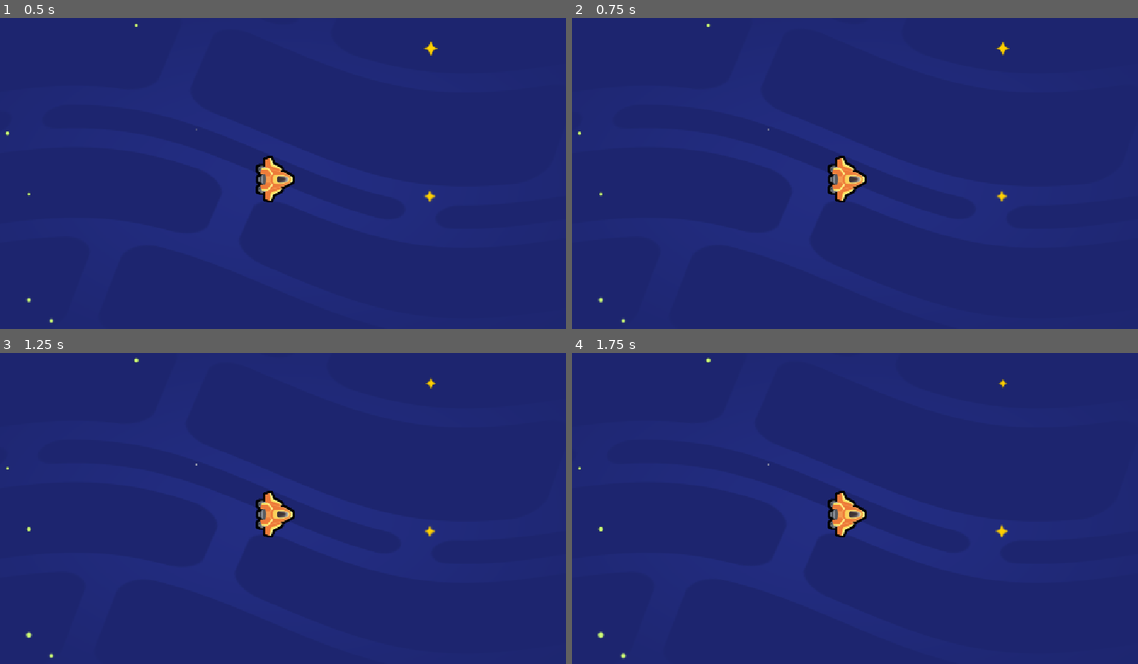
Above: before the commit, frames 1-4 (two rows, left to right).
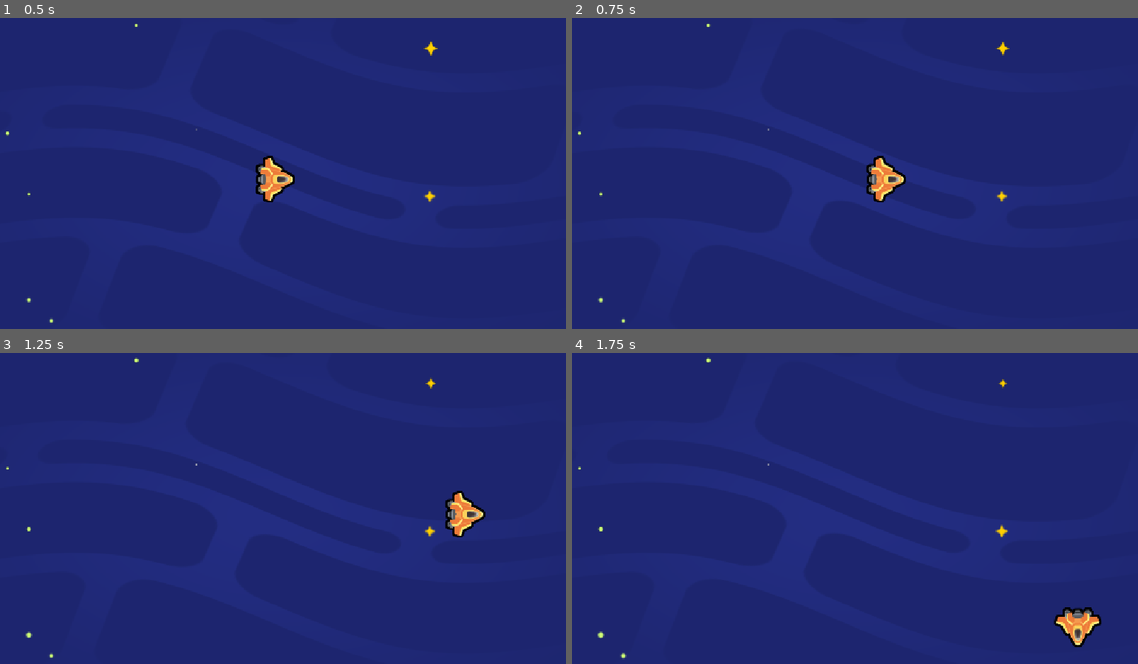
Above: after the commit, the same moments.

Repository: Strolz/godot-foundations
Game: Godot game, scene res://scenes/space_level.tscn
Two runs of this game, one before a commit and one after it. Both use one fixed random seed, a clock stepped at 60 frames per second and the inputs below. The project has no main scene, so this scene is started directly.
Inputs:
- Up to frame 1 (0.5 s): no input
- Up to frame 2 (0.75 s): tap Enter at 0.5 s; hold D (move_right) from 0.53 s (still down)
- Up to frame 3 (1.25 s): keep holding D (move_right)
- Up to frame 4 (1.75 s): release D (move_right) at 1.28 s; hold S (move_down) from 1.28 s (still down)

Frame 1 is identical in both runs. In frame 2, 1.3% of the frame differs, in the area x 45-60%, y 44-60%; in frame 3, 1.4%, in the area x 45-86%, y 44-60%; in frame 4, 1.3%.

Commit message:
feat: implement velocity-based movement

Diff:
--- a/space-beyond/scenes/ship.gd
+++ b/space-beyond/scenes/ship.gd
@@ -4,10 +4,21 @@
 var max_speed := normal_speed
 var boost_speed := 1500.0
 
+var velocity := Vector2(0, 0)
+var steering_factor := 10.0
+
 func _process(delta: float) -> void:
 	var direction := Vector2(0, 0)
 	direction.x = Input.get_axis("move_left", "move_right")
-	direction.y = Input.get_axis("move_left", "move_right")
+	direction.y = Input.get_axis("move_up", "move_down")
 
 	if direction.length() > 1.0:
 		direction = direction.normalized()
+
+	var desired_velocity := max_speed * direction
+	var steering_vector := desired_velocity - velocity
+	velocity += steering_vector * steering_factor * delta
+	position += velocity * delta
+
+	if direction.length() > 0.0:
+		rotation = velocity.angle()
